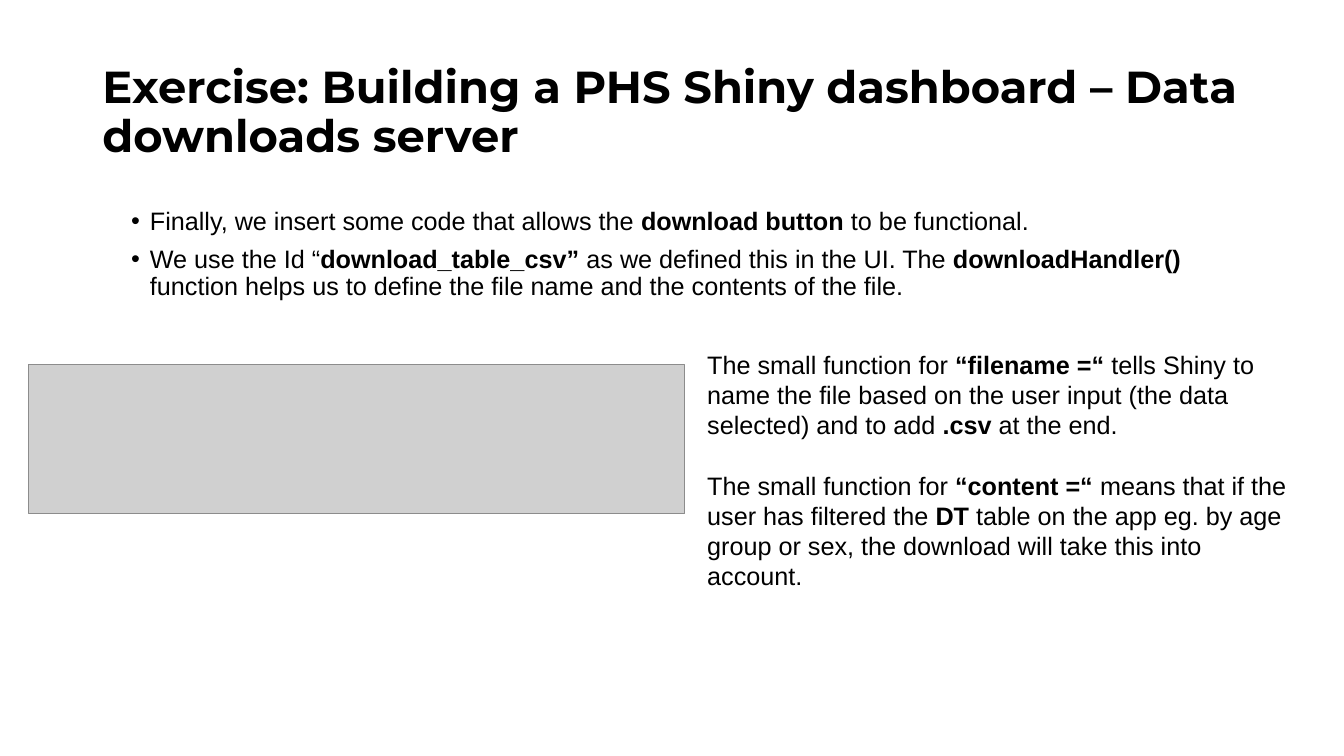
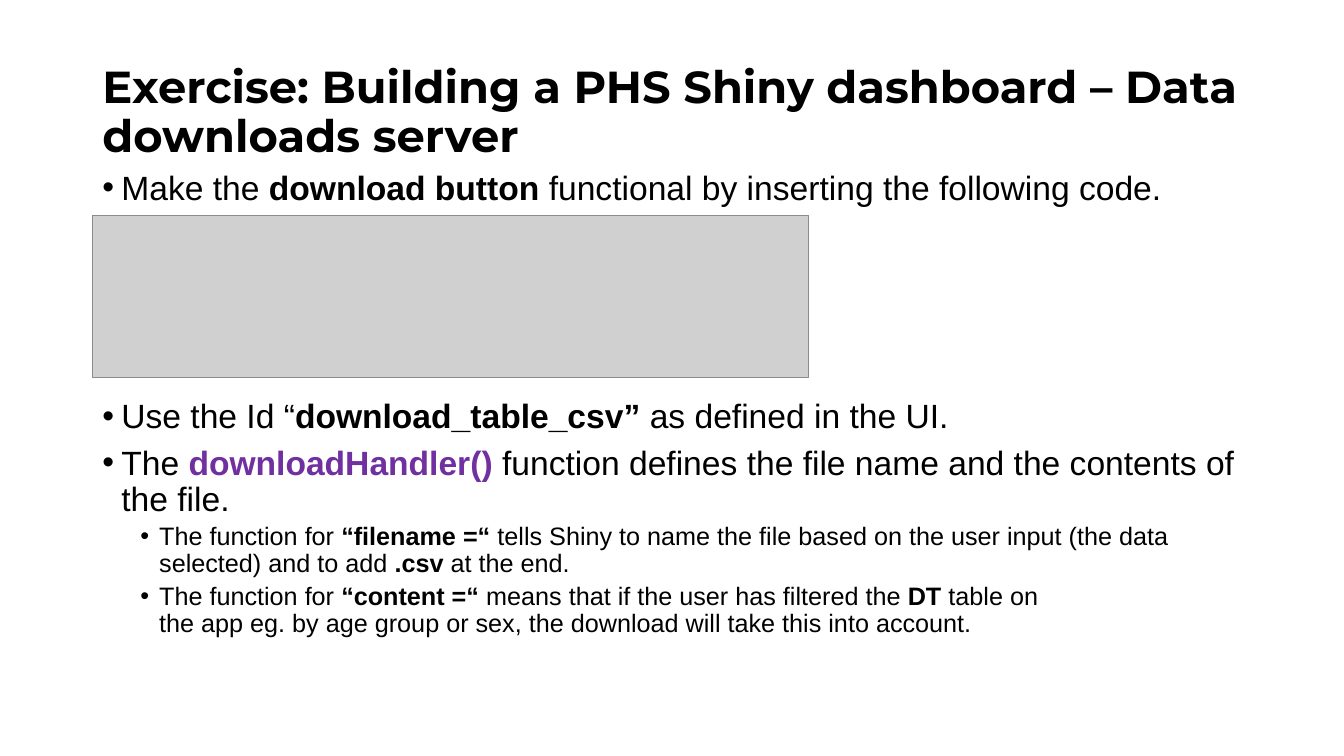
Before and after one commit to Public-Health-Scotland/learn-shiny, a slide deck: slide 32 of Day 2/slides/Shiny_Day_2.pptx. Drawn at 1344x756 pixels with LibreOffice and Linux fonts; fonts in the diff are those of the drawing; grey boxes stand for pictures; background and template pictures are left out. Boxes give left, top, right and bottom in pixels: in the first picture for what was removed or moved away, otherwise in the second. Text is boxed around its words. In the diff, an @@ line names an element or a change of style, - is before the commit and + after.

```diff
--- a/Day 2/slides/Shiny_Day_2.pptx
+++ b/Day 2/slides/Shiny_Day_2.pptx
@@ text at (121,175,1234,638): text changed @@
-• Finally, we insert some code that allows the download button to be functional.
-• We use the Id “download_table_csv” as we defined this in the UI. The downloadHandler() function helps us to define the file name and the contents of the file.
+• Make the download button functional by inserting the following code.
+• Use the Id “download_table_csv” as defined in the UI.
+• The downloadHandler() function defines the file name and the contents of the file.
+  • The function for “filename =“ tells Shiny to name the file based on the user input (the data selected) and to add .csv at the end.
+  • The function for “content =“ means that if the user has filtered the DT table on
+    the app eg. by age group or sex, the download will take this into account.
@@ picture: place and size @@
-picture at (28,365,685,514)
+picture at (93,215,810,378)
@@ text removed at (707,355,1286,586) @@
-The small function for “filename =“ tells Shiny to name the file based on the user input (the data selected) and to add .csv at the end.
-The small function for “content =“ means that if the user has filtered the DT table on the app eg. by age group or sex, the download will take this into account.
```
Also in this commit, not shown: 33 other slides changed, 1 other file.
